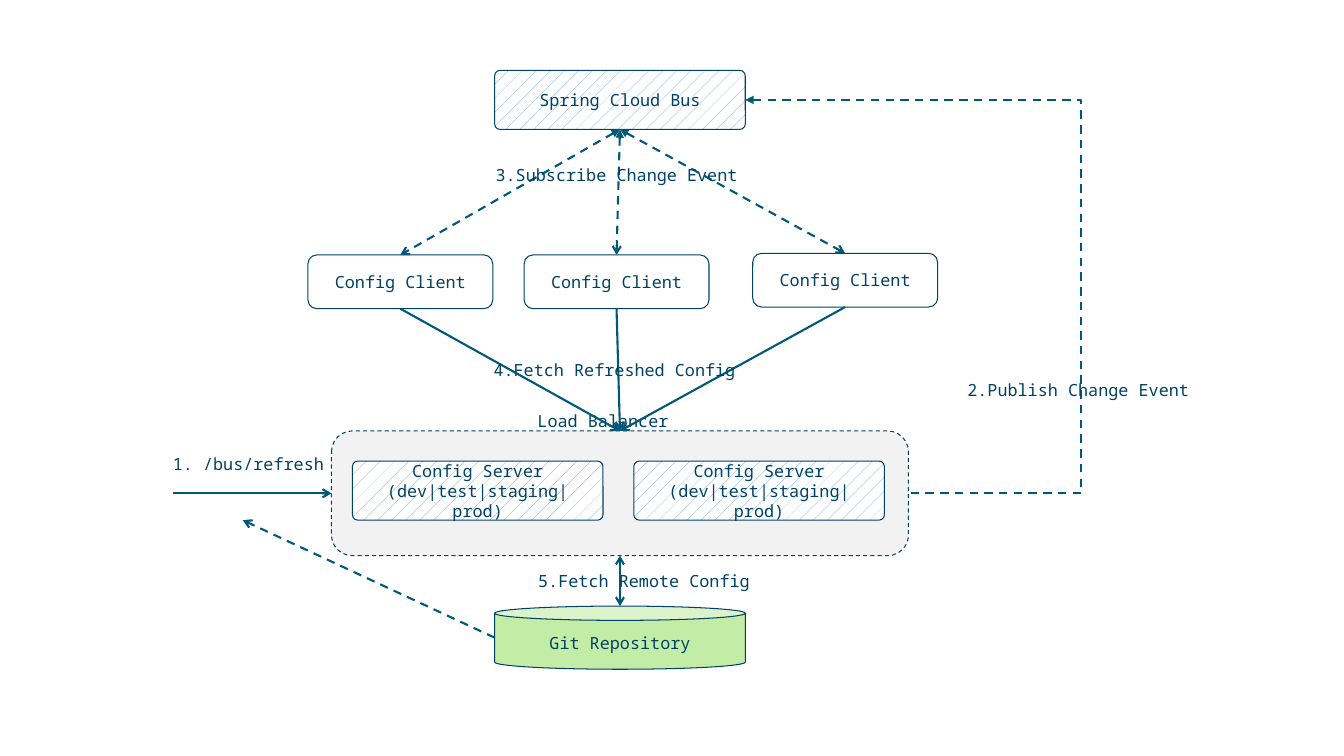
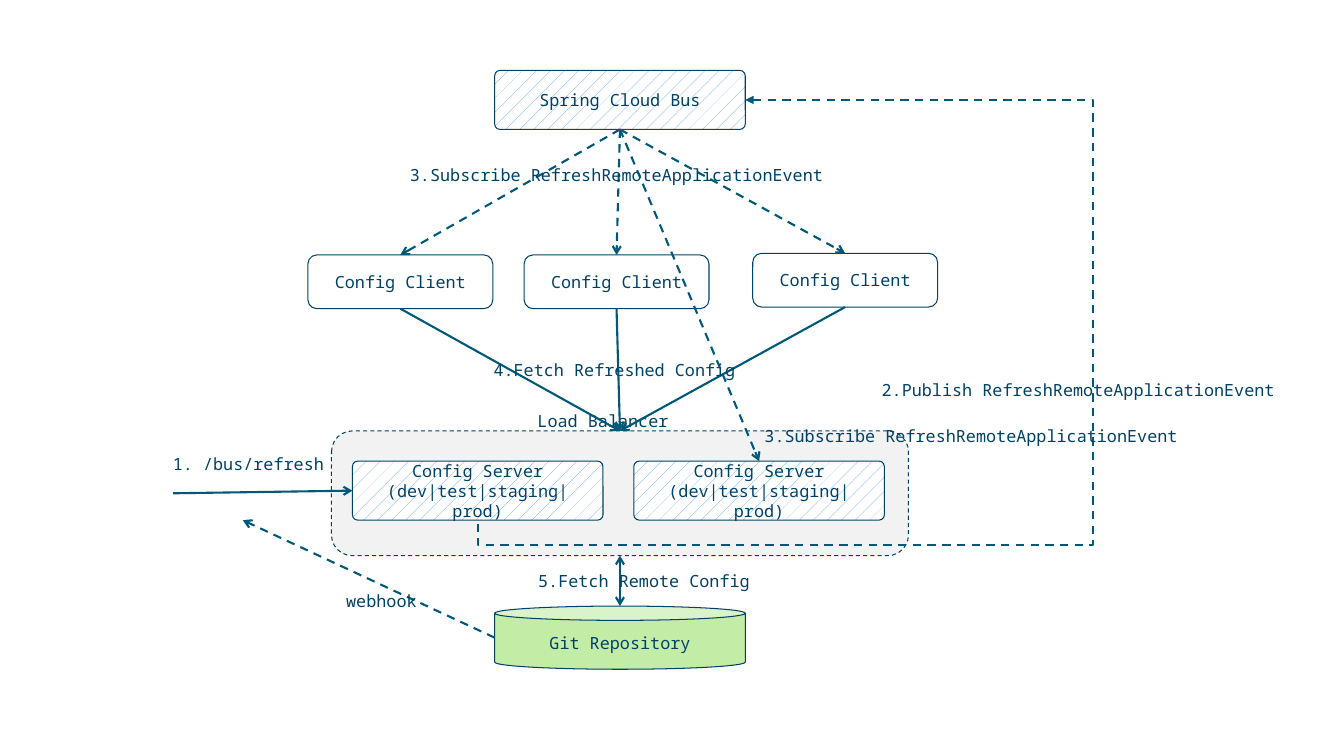
Before and after one commit to osswangxining/osswangxining.github.io, a slide deck: slide 1 of source/images/NewIoTPDocs/tuya.pptx. Drawn at 1344x756 pixels with LibreOffice and Linux fonts; fonts in the diff are those of the drawing. Boxes give left, top, right and bottom in pixels: in the first picture for what was removed or moved away, otherwise in the second. Text is boxed around its words. In the diff, an @@ line names an element or a change of style, - is before the commit and + after.

```diff
--- a/source/images/NewIoTPDocs/tuya.pptx
+++ b/source/images/NewIoTPDocs/tuya.pptx
@@ elbow arrow moved from (745, 100) - (908, 493) to (745, 100) - (478, 520) @@
@@ double arrow (620, 129) - (400, 255): double arrow to arrow @@
@@ double arrow (620, 129) - (617, 255): double arrow to arrow @@
@@ double arrow (620, 129) - (845, 253): double arrow to arrow @@
@@ arrow added from (620, 129) to (759, 461), #005979 1.5 pt dashed @@
@@ text at [410, 165, 823, 186]: text changed @@
-3.Subscribe Change Event
+3.Subscribe RefreshRemoteApplicationEvent
@@ text at [882, 381, 1274, 402]: text changed @@
-2.Publish Change Event
+2.Publish RefreshRemoteApplicationEvent
@@ text added at [764, 427, 1177, 448], 12 pt, text #004266 @@
+3.Subscribe RefreshRemoteApplicationEvent
@@ arrow moved from (173, 493) - (332, 493) to (173, 493) - (353, 491) @@
@@ text added at [346, 592, 417, 607], 12 pt, text #004266 @@
+webhook
```
Also in this commit, not shown: 2 other files.
